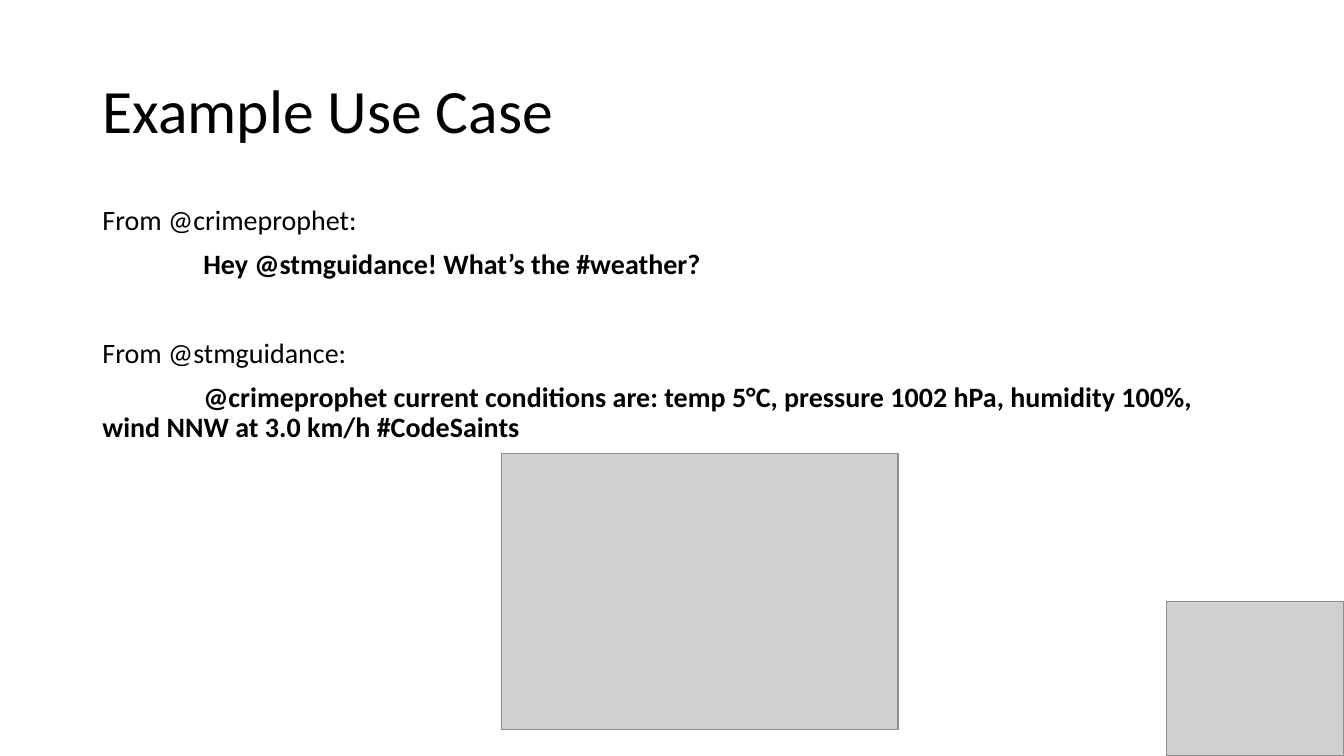
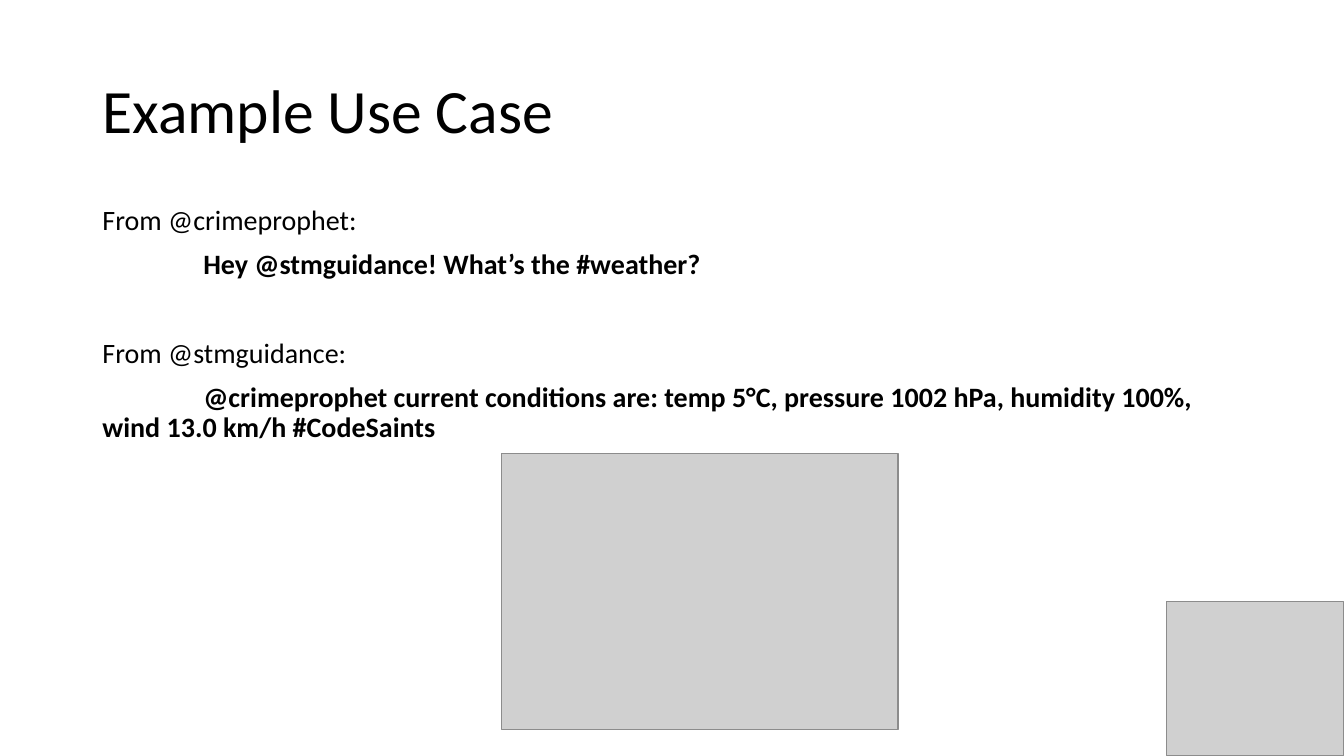
Before and after one commit to crimeprophet/CodeSaints, a slide deck: slide 3 of Weather Station.pptx. Drawn at 1344x756 pixels with LibreOffice and Linux fonts; fonts in the diff are those of the drawing; grey boxes stand for pictures. Boxes give left, top, right and bottom in pixels: in the first picture for what was removed or moved away, otherwise in the second. Text is boxed around its words. In the diff, an @@ line names an element or a change of style, - is before the commit and + after.

```diff
--- a/Weather Station.pptx
+++ b/Weather Station.pptx
@@ text at [102,387,1191,439]: text changed @@
-    @crimeprophet current conditions are: temp 5°C, pressure 1002 hPa, humidity 100%, wind NNW at 3.0 km/h #CodeSaints
+    @crimeprophet current conditions are: temp 5°C, pressure 1002 hPa, humidity 100%, wind 13.0 km/h #CodeSaints
```
Also in this commit, not shown: 7 other slides changed, 2 slides added, 2 slides removed.
